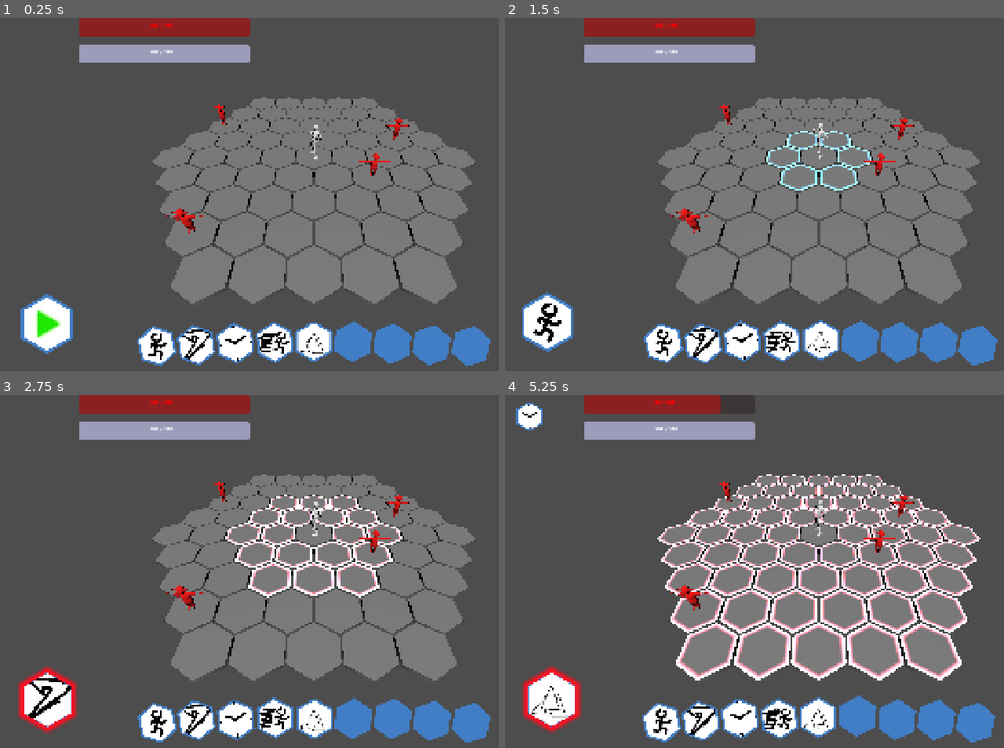
Above: before the commit, frames 1-4 (two rows, left to right).
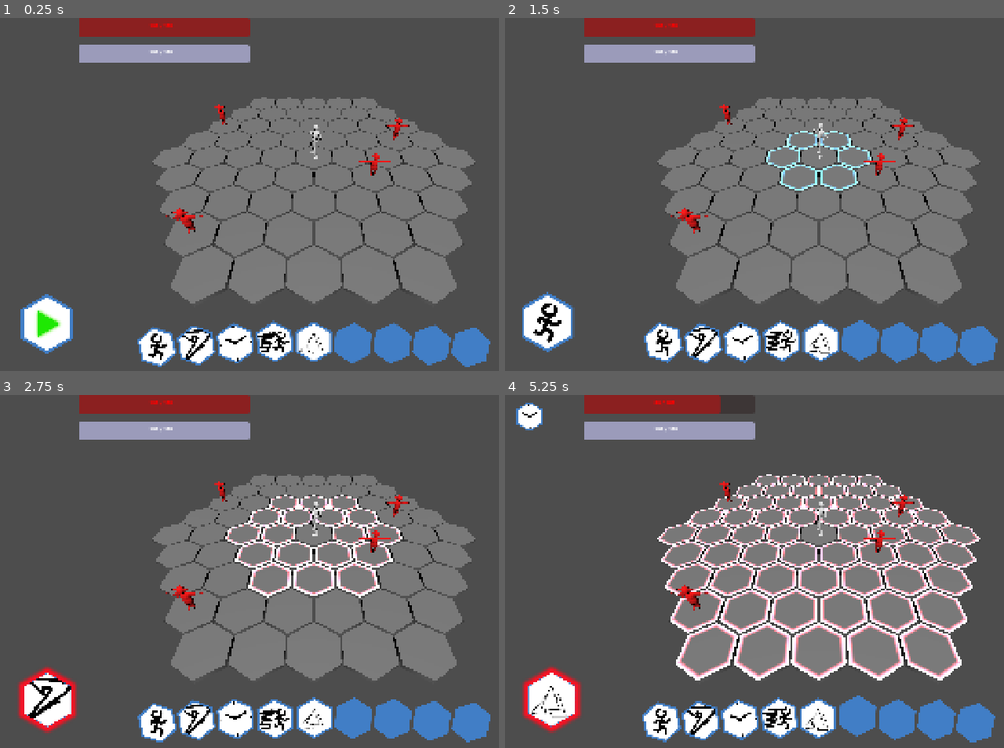
Above: after the commit, the same moments.

Repository: mmb5049/IGME601-Group4
Game: Godot game, scene res://Levels/Arena.tscn
The game is run twice, just before and just after one commit, with the same random seed, the same clock (stepped at 60 frames per second) and the same inputs.
Inputs (mouse positions are in pixels of both pictures, inside the frame that each line leads up to):
- Up to frame 1 (0.25 s): no input
- Up to frame 2 (1.5 s): click (549, 325) at 0.5 s; tap Enter at 1.25 s; drag from (664, 339) to (879, 116) at 1.27 s
- Up to frame 3 (2.75 s): drag from (194, 719) to (284, 642) at 2.02 s
- Up to frame 4 (5.25 s): move the mouse to (739, 719) at 2.77 s; hold D 2.78-3.5 s; tap H at 2.85 s; click (739, 719) at 2.92 s; drag from (779, 716) to (629, 518) at 3.52 s; drag from (819, 719) to (849, 571) at 4.27 s; drag from (859, 719) to (724, 483) at 5.02 s

The runs differ from the first frame. In frame 1, 0.6% of the frame differs, in the area x 27-99%, y 85-99%; in frame 2, 0.6%; in frame 3, 0.6%; in frame 4, 0.8%, in the area x 27-97%, y 29-99%.

Commit message:
Adding fallback and fail safe for automatic build of slash mechanic

Diff:
--- a/igme-601-group-4/Characters/player_controller.gd
+++ b/igme-601-group-4/Characters/player_controller.gd
@@ -41,6 +41,10 @@
 
 @export_category("Abilities")
 @export var abilities: Array[Ability] = []
+
+var _attack_ability: Ability = null
+var _attack_target: AbilityTarget = null
+var _attack_applied: bool = false
 
 var selected_ability: Ability = null
 var cursor_position: Vector2 = Vector2.ZERO
@@ -360,30 +364,24 @@
 
 		Global.AbilityType.ATTACK:
 			# Lambda function that damages the enemy
-			var action_fired : bool = false
-			print("in attack")
-			var attack = func():
-				action_fired = true
-				var target_cell: Vector2i = target.target_cell + movement.current_cell
-
-				if HexGrid.is_occupied(target_cell) and HexGrid.occupied_cells[target_cell] is Enemy:
-					(HexGrid.occupied_cells[target_cell] as Enemy).damage(ability.damage)
-				else:
-					var new_display:Node3D = number_display.instantiate()
-					get_parent().add_child(new_display)
-
-					new_display.global_position = HexGrid.hex_to_world(target_cell) + Vector3(0, 0.5, 0)
-					new_display.set_number(0)
-			# if there is an animation, wait for it to finish and only call attack
-			# when it lines up with the animation
+			_attack_ability = ability
+			_attack_target = target
+			_attack_applied = false
+
 			if has_animation:
-				animationManager.take_action.connect(attack)
+				animationManager.take_action.connect(_apply_attack)
 				await animationManager.animationPlayer.animation_finished
-
-   		 # Diagnostic: ensure damage executes even if the animation
-   		 # never triggered its action keyframe.
-				if animationManager.take_action.is_connected(attack):
-					animationManager.take_action.disconnect(attack)
+				if animationManager.take_action.is_connected(_apply_attack):
+					animationManager.take_action.disconnect(_apply_attack)
+				# Fallback: does nothing if the keyframe already fired.
+				if not _attack_applied:
+					push_warning("take_action never fired; applying attack as fallback")
+				_apply_attack()
+			else:
+				_apply_attack()
+
+			_attack_ability = null
+			_attack_target = null
 
 
 		Global.AbilityType.TRAP:
@@ -513,3 +511,20 @@
 
 func can_afford_ability(ability: Ability) -> bool:
 	return ability != null and current_mana >= ability.cost
+
+
+## Connected to AnimationManager.take_action, and also called directly as a fallback.
+func _apply_attack() -> void:
+	if _attack_applied or _attack_ability == null or _attack_target == null:
+		return
+	_attack_applied = true
+
+	var target_cell: Vector2i = _attack_target.target_cell + movement.current_cell
+
+	if HexGrid.is_occupied(target_cell) and HexGrid.occupied_cells[target_cell] is Enemy:
+		(HexGrid.occupied_cells[target_cell] as Enemy).damage(_attack_ability.damage)
+	else:
+		var new_display: Node3D = number_display.instantiate()
+		get_parent().add_child(new_display)
+		new_display.global_position = HexGrid.hex_to_world(target_cell) + Vector3(0, 0.5, 0)
+		new_display.set_number(0)
